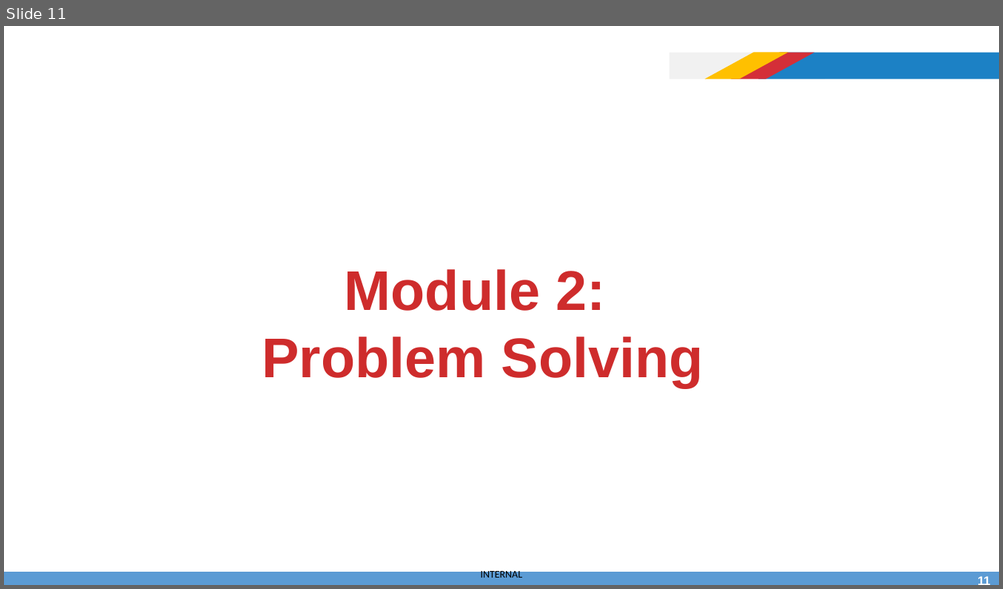
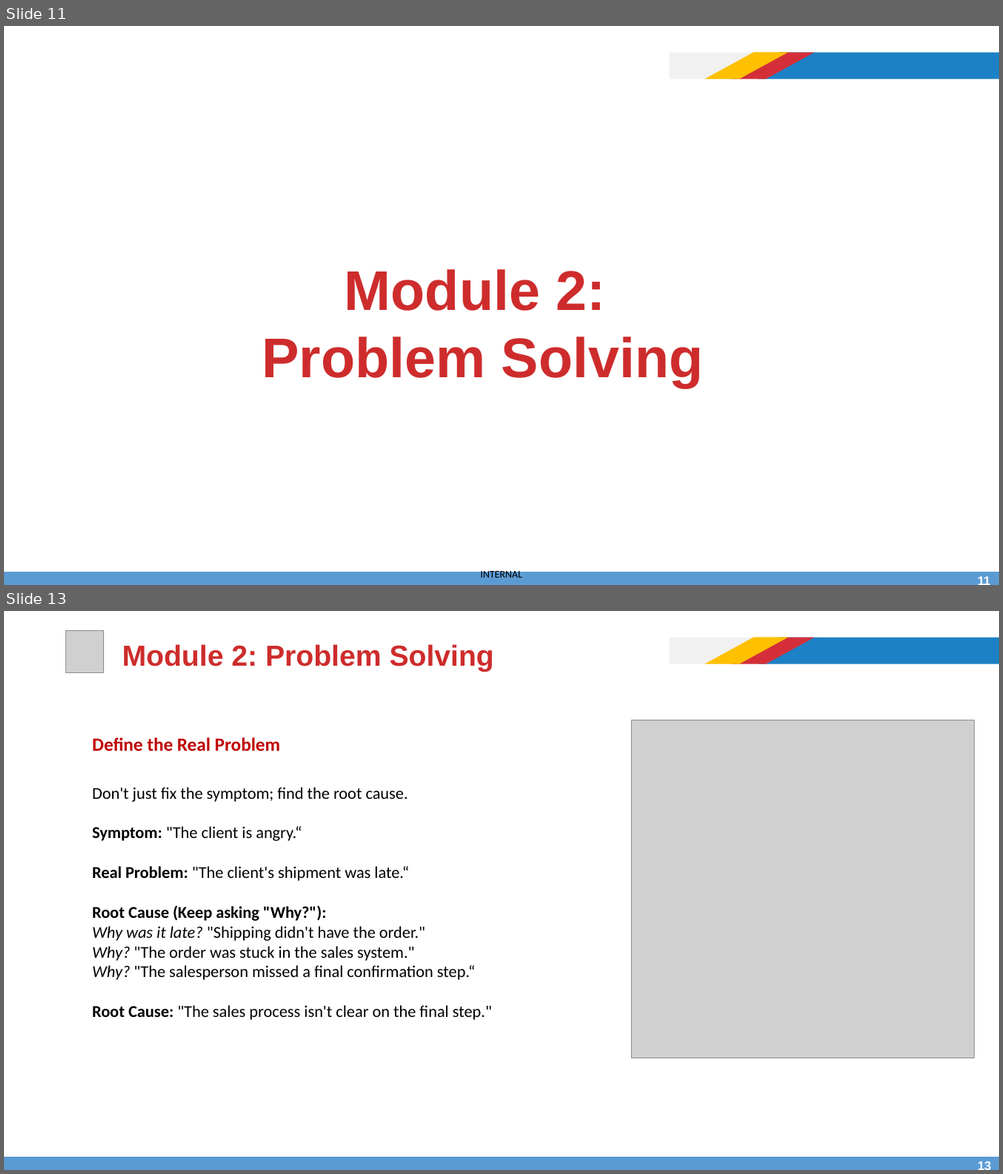
Before and after one commit to afathelbab/cnpc, a slide deck: computer-basics-soft-skills/day3/Computer Skills and Soft Skills - Lec-3.pptx. Shown one above the other, each under a label of ours: slide 11 before the commit, slides 11 and 13 after it; the slides between them are not shown. The pictures are 1003x589 and 1003x1174 pixels, drawn with LibreOffice and Linux fonts; fonts in the diff are those of the drawing; grey boxes stand for pictures; background and template pictures are left out. Boxes give left, top, right and bottom in pixels: in the first picture for what was removed or moved away, otherwise in the second. Text is boxed around its words. In the diff, an @@ line names an element or a change of style, - is before the commit and + after.

```diff
--- a/computer-basics-soft-skills/day3/Computer Skills and Soft Skills - Lec-3.pptx
+++ b/computer-basics-soft-skills/day3/Computer Skills and Soft Skills - Lec-3.pptx
@@ slide 13 added at bbox=[4, 611, 999, 1170], background #FFFFFF; not listed: 5 template elements that a slide beside it also shows @@
@@ picture added at bbox=[66, 630, 104, 672] @@
@@ title added at bbox=[122, 644, 494, 672], 28 pt, text #CE2C2C, bold @@
+Module 2: Problem Solving
@@ picture added at bbox=[632, 720, 975, 1059] @@
@@ text added at bbox=[92, 738, 280, 752], 18 pt, text #C00000, bold @@
+Define the Real Problem
@@ text added at bbox=[92, 787, 492, 1020], 16 pt, text #000000 @@
+Don't just fix the symptom; find the root cause.
+Symptom: "The client is angry.“
+Real Problem: "The client's shipment was late.“
+Root Cause (Keep asking "Why?"):
+  Why was it late? "Shipping didn't have the order."
+  Why? "The order was stuck in the sales system."
+  Why? "The salesperson missed a final confirmation step.“
+  Root Cause: "The sales process isn't clear on the final step."
@@ page number added at bbox=[974, 1159, 995, 1170], 12 pt, text #FFFFFF, bold @@
+13
```
Also in this commit, not shown: 3 slides changed, 3 other slides added, 1 slide removed.
